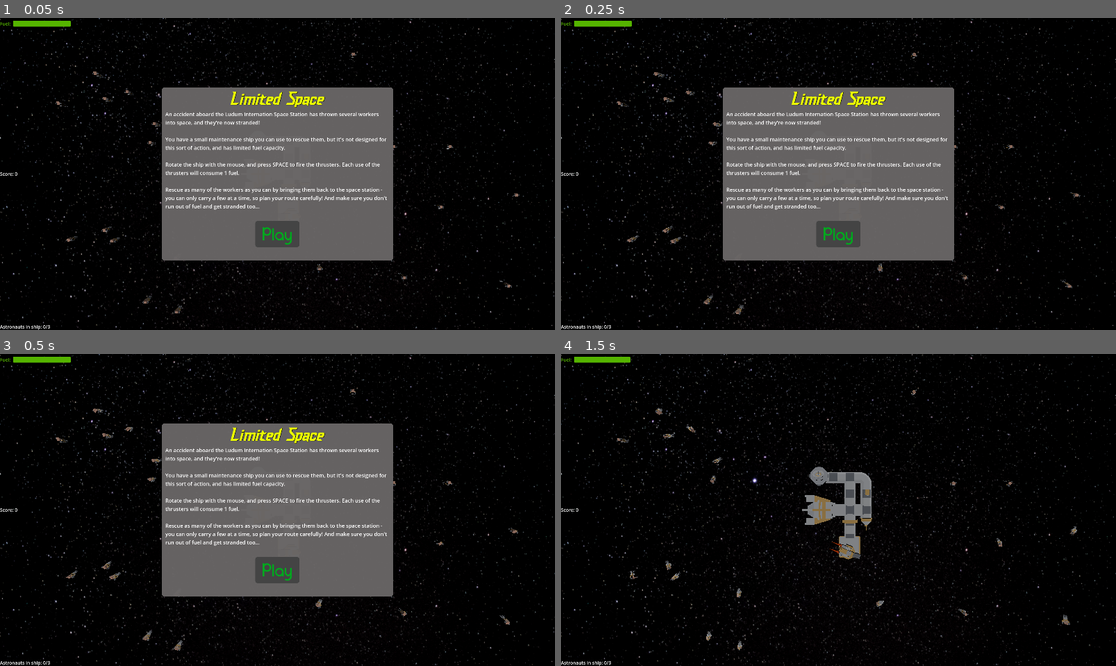
Above: before the commit, frames 1-4 (two rows, left to right).
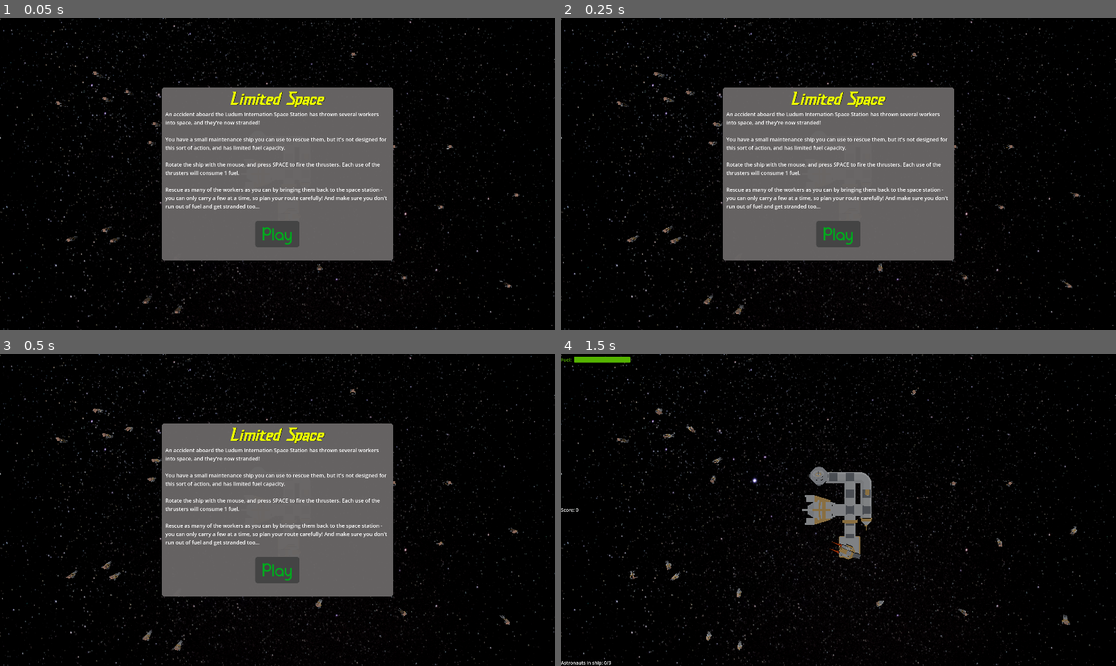
Above: after the commit, the same moments.

Repository: SiJiL82/limited-space
Game: Godot game, scene res://assets/Scenes/world.tscn
Same seed, same stepped clock (60 frames per second), same inputs: the game is played once before the commit and once after it.
Inputs (mouse positions are in pixels of both pictures, inside the frame that each line leads up to):
- Up to frame 1 (0.05 s): no input
- Up to frame 2 (0.25 s): no input
- Up to frame 3 (0.5 s): no input
- Up to frame 4 (1.5 s): click "Play" at 0.5 s; move the mouse to (960, 494) at 1.27 s; hold Space (thruster) from 1.28 s (still down)

The runs differ from the first frame. In frame 1, 0.3% of the frame differs, in the area x 0-13%, y 0-100%; in frame 2, 0.3%; in frame 3, 0.3%; in frame 4, nothing differs.

Commit message:
Add end game screen

Diff:
--- a/assets/Scenes/world.tscn
+++ b/assets/Scenes/world.tscn
@@ -21,7 +21,10 @@
 [ext_resource type="Script" path="res://scripts/LosePanel.gd" id="11_ily60"]
 [ext_resource type="Script" path="res://scripts/PlayAgainButton.gd" id="12_4bssr"]
 [ext_resource type="Script" path="res://scripts/Storage.gd" id="15_cgb2n"]
+[ext_resource type="Script" path="res://scripts/EndGameScoreLabel.gd" id="15_eobmi"]
 [ext_resource type="Script" path="res://scripts/EndGameProgressBar.gd" id="15_qeusc"]
+[ext_resource type="Script" path="res://scripts/EndGamePanel.gd" id="15_y70a2"]
+[ext_resource type="Script" path="res://scripts/EndGameTimer.gd" id="17_kgn3f"]
 [ext_resource type="PackedScene" uid="uid://c17qidxx46kx" path="res://assets/meshes/platform_large.glb" id="17_t5ymh"]
 [ext_resource type="Script" path="res://scripts/RescuePlatform.gd" id="17_ywrmo"]
 [ext_resource type="AudioStream" uid="uid://ygrjipgt4ik1" path="res://assets/audio/sfx/203264__metrostock99__rocket-booster-raw-editable.ogg" id="18_h70dx"]
@@ -43,6 +46,13 @@
 
 [sub_resource type="LabelSettings" id="LabelSettings_bal5q"]
 
+[sub_resource type="StyleBoxFlat" id="StyleBoxFlat_muhga"]
+bg_color = Color(0.0941176, 0, 0.619608, 1)
+corner_radius_top_left = 3
+corner_radius_top_right = 3
+corner_radius_bottom_right = 3
+corner_radius_bottom_left = 3
+
 [sub_resource type="BoxShape3D" id="BoxShape3D_nx7s0"]
 
 [sub_resource type="PrismMesh" id="PrismMesh_al74g"]
@@ -73,6 +83,7 @@
 [node name="UI" type="CanvasLayer" parent="."]
 
 [node name="GameInfo" type="PanelContainer" parent="UI"]
+visible = false
 anchors_preset = 9
 anchor_bottom = 1.0
 offset_right = 245.0
@@ -275,16 +286,99 @@
 text = "Play again"
 script = ExtResource("12_4bssr")
 
-[node name="EndGameProgressBar" type="ProgressBar" parent="UI"]
+[node name="EndGamePanel" type="Panel" parent="UI"]
 visible = false
-custom_minimum_size = Vector2(200, 0)
+custom_minimum_size = Vector2(800, 600)
+anchors_preset = 8
+anchor_left = 0.5
+anchor_top = 0.5
+anchor_right = 0.5
+anchor_bottom = 0.5
+offset_left = -20.0
+offset_top = -20.0
+offset_right = 20.0
+offset_bottom = 20.0
+grow_horizontal = 2
+grow_vertical = 2
+theme_override_styles/panel = ExtResource("5_48g4y")
+script = ExtResource("15_y70a2")
+
+[node name="MarginContainer" type="MarginContainer" parent="UI/EndGamePanel"]
+layout_mode = 1
+anchors_preset = 15
+anchor_right = 1.0
+anchor_bottom = 1.0
+grow_horizontal = 2
+grow_vertical = 2
+theme_override_constants/margin_left = 12
+theme_override_constants/margin_top = 12
+theme_override_constants/margin_right = 12
+theme_override_constants/margin_bottom = 12
+
+[node name="VBoxContainer" type="VBoxContainer" parent="UI/EndGamePanel/MarginContainer"]
+layout_mode = 2
+
+[node name="EndGameLabel" type="Label" parent="UI/EndGamePanel/MarginContainer/VBoxContainer"]
+layout_mode = 2
+theme_override_colors/font_color = Color(0.945098, 1, 0, 1)
+theme_override_colors/font_shadow_color = Color(0, 0, 0, 1)
+theme_override_fonts/font = ExtResource("3_qi70f")
+theme_override_font_sizes/font_size = 64
+text = "Game Over"
+horizontal_alignment = 1
+
+[node name="EndGameScoreLabel" type="Label" parent="UI/EndGamePanel/MarginContainer/VBoxContainer"]
+layout_mode = 2
+size_flags_vertical = 6
+theme_override_font_sizes/font_size = 18
+autowrap_mode = 2
+script = ExtResource("15_eobmi")
+
+[node name="VBoxContainer" type="VBoxContainer" parent="UI/EndGamePanel/MarginContainer/VBoxContainer"]
+layout_mode = 2
+size_flags_vertical = 3
+
+[node name="PlayAgainButton" type="Button" parent="UI/EndGamePanel/MarginContainer/VBoxContainer/VBoxContainer"]
+layout_mode = 2
+size_flags_horizontal = 4
+size_flags_vertical = 6
+theme_override_colors/font_color = Color(0, 0.658824, 0.117647, 1)
+theme_override_colors/font_pressed_color = Color(0, 0.403922, 0.054902, 1)
+theme_override_colors/font_hover_color = Color(0, 0.964706, 0.192157, 1)
+theme_override_fonts/font = ExtResource("4_ac5o1")
+theme_override_font_sizes/font_size = 64
+theme_override_styles/normal = ExtResource("6_jl3e4")
+theme_override_styles/hover = ExtResource("6_jl3e4")
+theme_override_styles/pressed = ExtResource("6_jl3e4")
+theme_override_styles/disabled = ExtResource("6_jl3e4")
+theme_override_styles/focus = ExtResource("6_jl3e4")
+text = "Play again"
+script = ExtResource("12_4bssr")
+
+[node name="EndGameTimer" type="MarginContainer" parent="UI"]
+visible = false
 anchors_preset = 5
 anchor_left = 0.5
 anchor_right = 0.5
-offset_left = -2.0
-offset_right = 2.0
-offset_bottom = 27.0
-grow_horizontal = 2
+offset_left = -20.0
+offset_right = 20.0
+offset_bottom = 40.0
+grow_horizontal = 2
+size_flags_horizontal = 3
+theme_override_constants/margin_top = 10
+script = ExtResource("17_kgn3f")
+
+[node name="HBoxContainer" type="HBoxContainer" parent="UI/EndGameTimer"]
+layout_mode = 2
+
+[node name="EndGameTimerLabel" type="Label" parent="UI/EndGameTimer/HBoxContainer"]
+layout_mode = 2
+text = "Ending mission:"
+
+[node name="EndGameProgressBar" type="ProgressBar" parent="UI/EndGameTimer/HBoxContainer"]
+custom_minimum_size = Vector2(200, 40)
+layout_mode = 2
+theme_override_styles/fill = SubResource("StyleBoxFlat_muhga")
 show_percentage = false
 script = ExtResource("15_qeusc")
 
--- /dev/null
+++ b/scripts/EndGamePanel.gd
@@ -0,0 +1,6 @@
+extends Panel
+
+# Called when the node enters the scene tree for the first time.
+func _ready():
+	Messenger.WORLD_ENDGAME.connect(func(): visible = true)
+	Messenger.WORLD_INITGAME.connect(func(_value): visible = false)
--- /dev/null
+++ b/scripts/EndGameScoreLabel.gd
@@ -0,0 +1,24 @@
+extends Label
+
+var score: int
+var astronauts: int = 0
+
+# Called when the node enters the scene tree for the first time.
+func _ready():
+	astronauts = 0
+	Messenger.SCORE_VALUECHANGED.connect(update_score)
+	Messenger.WORLD_ENDGAME.connect(update_label_text)
+	Messenger.WORLD_SPAWNEDASTRONAUT.connect(func(): astronauts += 1)
+
+func update_score(_value):
+	score = _value
+
+func update_label_text():
+	set_text("You successfully rescued " +
+		str(score) +
+		" workers.
+
+		Unfortunately " +
+		str(astronauts - score) +
+		" of your colleagues weren't saved. Their bodies will drift endlessly through space."
+	)
--- /dev/null
+++ b/scripts/EndGameTimer.gd
@@ -0,0 +1,5 @@
+extends MarginContainer
+
+func _ready():
+	Messenger.WORLD_ENDGAMETIMERSTARTED.connect(func(_value): visible = true)
+	Messenger.WORLD_ENDGAMETIMERSTOPPED.connect(func(): visible = false)
--- a/scripts/Messenger.gd
+++ b/scripts/Messenger.gd
@@ -17,4 +17,5 @@
 signal WORLD_ENDGAME()
 signal WORLD_ENDGAMETIMERSTARTED(_value)
 signal WORLD_ENDGAMETIMERSTOPPED()
+signal WORLD_SPAWNEDASTRONAUT()
 signal PLAYER_STOPENGINE()
--- a/scripts/World.gd
+++ b/scripts/World.gd
@@ -27,6 +27,7 @@
 	self.add_child(spawnedAstronaut)
 	var animation_player = spawnedAstronaut.get_node("astronautA").get_node("AnimationPlayer")
 	animation_player.play("spinning")
+	Messenger.WORLD_SPAWNEDASTRONAUT.emit()
 
 func generate_random_location():
 	var width = -180
@@ -64,3 +65,4 @@
 
 func end_game():
 	Messenger.WORLD_ENDGAME.emit()
+	reset_game_over_timer()
Not shown: 1 places in assets/Scenes/world.tscn that only renumber resources
